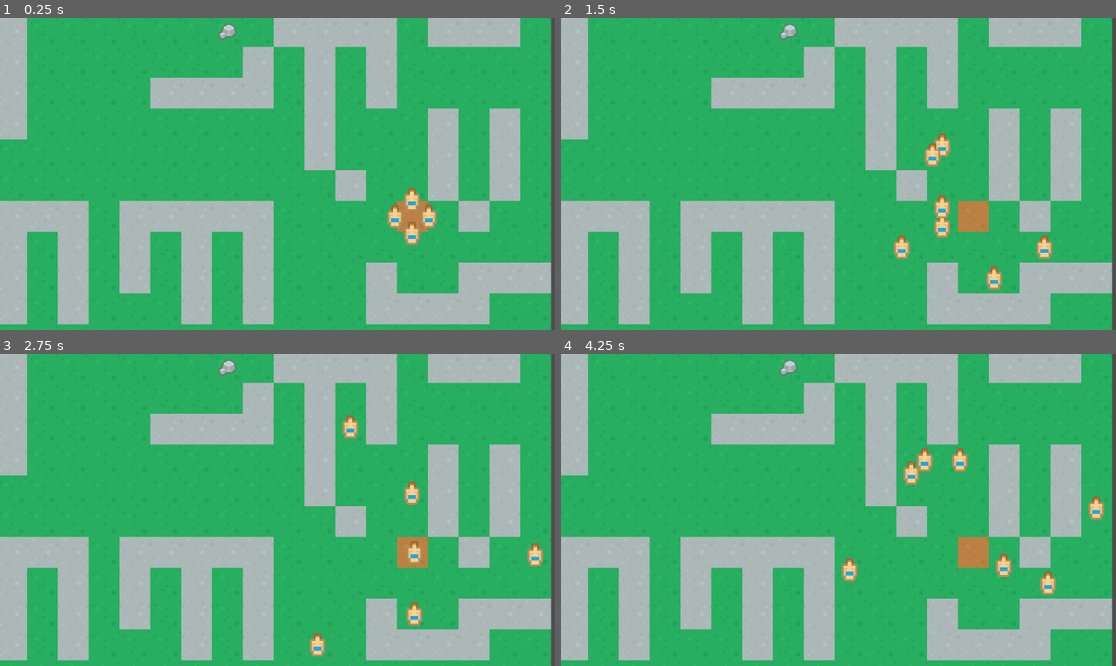
Above: before the commit, frames 1-4 (two rows, left to right).
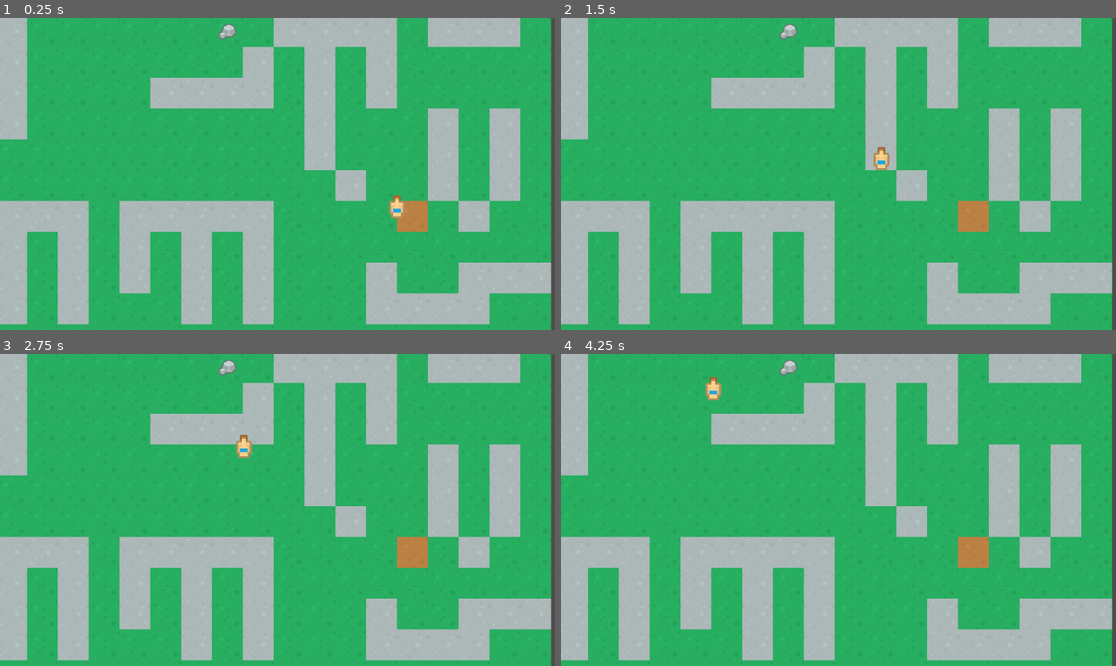
Above: after the commit, the same moments.

Repository: ApostolisSiampanis/intelligent-agents
Game: Godot game, scene res://scenes/main_scene.tscn
The game is run twice, just before and just after one commit, with the same random seed, the same clock (stepped at 60 frames per second) and the same inputs. This scene is started directly instead of the project's main scene.
Inputs (mouse positions are in pixels of both pictures, inside the frame that each line leads up to):
- Up to frame 1 (0.25 s): no input
- Up to frame 2 (1.5 s): move the mouse to (810, 236) at 0.52 s; hold S (camera_move_down) 0.53-1.28 s; move the mouse to (1005, 220) at 1.27 s; tap A (camera_move_left) at 1.35 s
- Up to frame 3 (2.75 s): move the mouse to (111, 463) at 2.02 s; hold D (camera_move_right) from 2.03 s (still down)
- Up to frame 4 (4.25 s): move the mouse to (866, 510) at 2.77 s; release D (camera_move_right) at 2.78 s; tap W (camera_move_up) at 2.85 s; move the mouse to (755, 432) at 3.52 s; tap Middle mouse button (camera_pan) at 3.6 s

The runs differ from the first frame. In frame 1, 0.7% of the frame differs, in the area x 69-79%, y 54-73%; in frame 2, 1.4%; in frame 3, 1.2%; in frame 4, 1.4%, in the area x 26-98%, y 7-78%.
Error after the commit: Invalid call. Nonexistent function 'local_to_map' in base 'Nil'. (res://scripts/agent.gd:33)

Commit message:
Change code to instantiate agents
Co-Authored-By: Apostolis Siampanis <75365398+ApostolisSiampanis@users.noreply.github.com>

Diff:
--- a/scripts/agent.gd
+++ b/scripts/agent.gd
@@ -1,12 +1,12 @@
 extends CharacterBody2D
 
-@onready var tile_map = %TileMap
+var tile_map
 
 const SPEED: int = 150
 var current_goal_type: String = "stone"
 
 enum State { WALKING, DECIDING, IDLE }
-enum SearchAlgorithm { EXPLORE, ASTAR }
+enum SearchAlgorithm { EXPLORE, ASTAR, NONE }
 
 var available_tile_steps: Array[Vector2i] = [
 	Vector2i(1, 0), Vector2i(-1, 0),  # Horizontal movement
@@ -26,11 +26,13 @@
 
 var not_visited = []
 var visited = []
-
+# TODO: Remove
+var spawn
 
 func _on_ready():
 	var current_tile_pos = tile_map.local_to_map(position)
-	valuable_tile_point_ids["village"] = [get_point_id(current_tile_pos)]
+	spawn = get_tile_type(current_tile_pos)
+	valuable_tile_point_ids[spawn] = [get_point_id(current_tile_pos)]
 
 	# Initialize AStar
 	astar = AStar2D.new()
@@ -71,22 +73,25 @@
 	return available_tile_steps.has(tile_dif)
 
 func walk(delta):
-	global_position = global_position.move_toward(destination_pos, SPEED * delta)
-	if Vector2i(global_position.x, global_position.y) == destination_pos:
+	position = position.move_toward(destination_pos, SPEED * delta)
+	if Vector2i(position.x, position.y) == destination_pos:
 		current_state = State.DECIDING
 
 func decide():
 	var current_tile_pos = tile_map.local_to_map(position)
 	var tile_type = get_tile_type(current_tile_pos)
 
-	if is_backtracking && astar_path_queue.is_empty():
-		is_backtracking = false
-		choose_search_algorithm()
+	var goal_reached = tile_type == current_goal_type
 
 	if current_search_algorithm == SearchAlgorithm.EXPLORE:
 		visited.push_back(current_tile_pos)
 
-	var goal_reached = tile_type == current_goal_type
+	elif current_search_algorithm == SearchAlgorithm.ASTAR:
+		goal_reached = goal_reached && astar_path_queue.is_empty()
+		if is_backtracking && astar_path_queue.is_empty():
+			is_backtracking = false
+			choose_search_algorithm()
+
 	if goal_reached:
 		if current_search_algorithm == SearchAlgorithm.EXPLORE:
 			update_valuable_tiles(current_tile_pos, tile_type)
@@ -135,6 +140,11 @@
 	while visited.has(next_tile_pos):
 		not_visited.pop_front()
 		next_tile_pos = not_visited.front()
+
+	if next_tile_pos == null:
+		print("I don't have anything to explore")
+		change_goal("")
+		return
 
 	if is_one_step_away(tile_map.local_to_map(position), next_tile_pos):
 		destination_pos = calculate_destination(tile_map.local_to_map(position), next_tile_pos)
@@ -169,16 +179,24 @@
 		# TODO: Change goal based on team goals
 		# TODO: Call choose_search_algorithm()
 		if current_goal_type == "stone":
-			change_goal("village")
+			change_goal(spawn)
 		else:
 			change_goal("stone")
 		return
 
 func change_goal(goal_type: String):
+	if goal_type == null || goal_type.is_empty():
+		current_goal_type = ""
+		choose_search_algorithm()
+		return
+
 	current_goal_type = goal_type
 	choose_search_algorithm()
 
 func choose_search_algorithm():
+	if current_goal_type == null || current_goal_type.is_empty():
+		current_search_algorithm = SearchAlgorithm.NONE
+		return
 	if is_backtracking:
 		current_search_algorithm = SearchAlgorithm.ASTAR
 		return
@@ -195,3 +213,6 @@
 		valuable_tile_point_ids[tile_type].append(current_tile_pos_id)
 	else:
 		valuable_tile_point_ids[tile_type] = [current_tile_pos_id]
+
+func set_tile_map(tile_map: TileMap):
+	self.tile_map = tile_map
--- a/scripts/map_generator.gd
+++ b/scripts/map_generator.gd
@@ -4,6 +4,7 @@
 @onready var tile_map := $"."
 @onready var button_exit = $"../ButtonExit"
 
+const AGENT = preload("res://scenes/agent.tscn")
 
 ''' Random number generator '''
 var rng := RandomNumberGenerator.new()
@@ -74,6 +75,13 @@
 
 	# Tiles placement into the map
 	tiles_placement_into_the_map(map, available_rows, obstacles_per_row, obstacles_per_col)
+
+	# TODO: Remove
+	# Code to spawn agent
+	var agent = AGENT.instantiate()
+	agent.position = Vector2(96, 96)
+	agent.set_tile_map(tile_map)
+	add_child(agent)
 
 func tiles_placement_into_the_map(
 	map: Array, available_rows: Array,
@@ -187,3 +195,37 @@
 
 	set_cell(1, Vector2i(coords.x, coords.y), 0,
 			 Vector2i(obstacle_tile_coords.x, obstacle_tile_coords.y))
+
+
+const tile_size = Vector2i(64,64)
+const MAX_Y = 100
+
+func get_tile_size():
+	return tile_size
+
+
+class TileInfo:
+	var type = ""
+	var position = Vector2i.ZERO
+
+func get_adjacent_tiles(current_tile, available_tile_steps):
+	var adjacent_tiles = []
+
+	for step in available_tile_steps:
+		var new_pos = current_tile + step
+
+		var adj_tile_data = get_cell_tile_data(1, new_pos)
+
+		if adj_tile_data == null:
+			adj_tile_data = get_cell_tile_data(0, new_pos)
+
+		if adj_tile_data == null:
+			continue
+
+		var tile_info = TileInfo.new()
+		tile_info.position = new_pos
+		tile_info.type = adj_tile_data.get_custom_data("type")
+
+		adjacent_tiles.append(tile_info)
+
+	return adjacent_tiles
